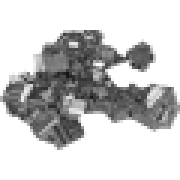
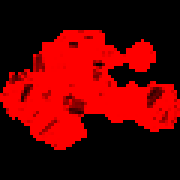
Before/after of a 180 × 180 layered artwork. What changed in the layer stack:
renamed "Background" to "outline", hid it, moved it above "Main", painted on it over [0, 27, 180, 153]
hid "Main" over [0, 30, 180, 150]
added layer "reflection" above "color 2" over [0, 30, 180, 150]
added layer "color 1" above "bg" over [0, 30, 180, 150]
added layer "bg" over [0, 0, 180, 180]
